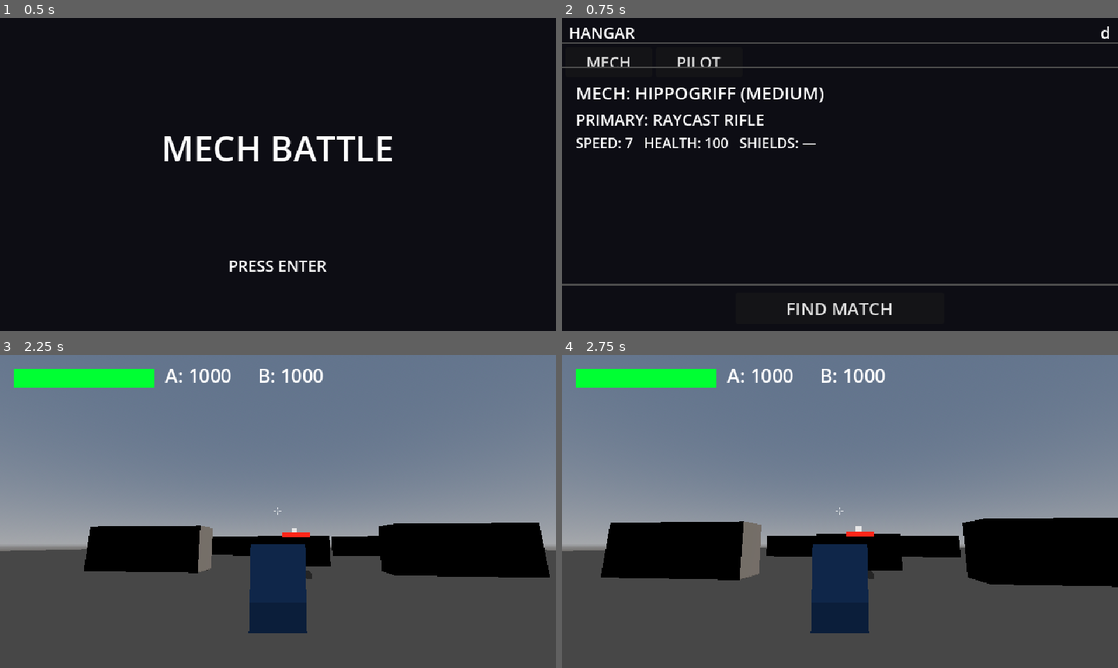
Above: before the commit, frames 1-4 (two rows, left to right).
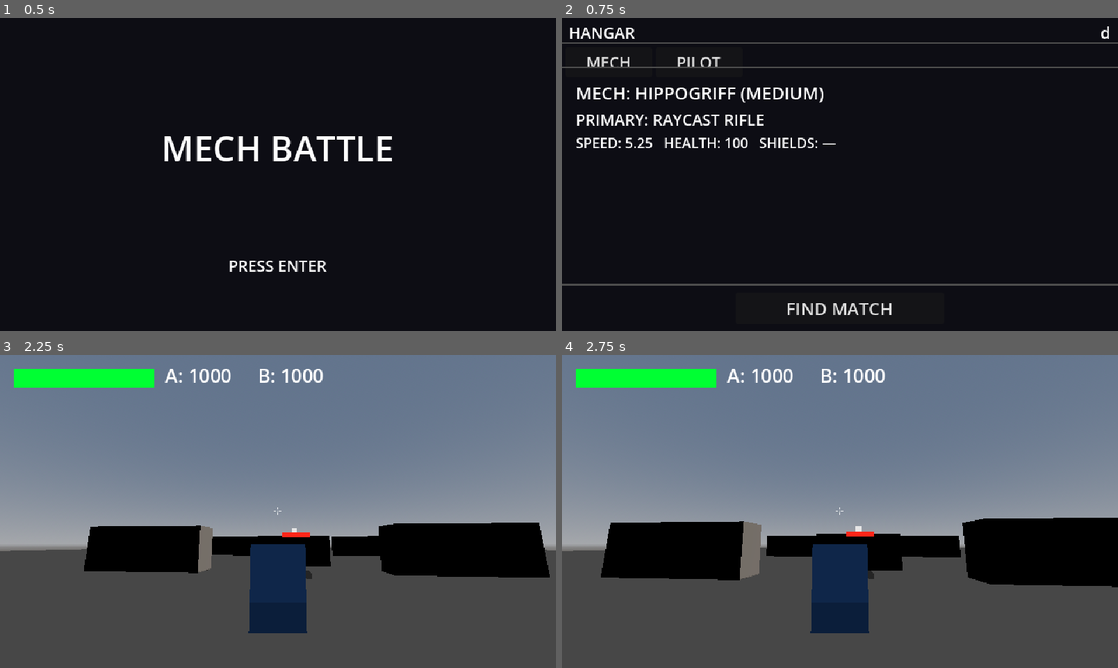
Above: after the commit, the same moments.

Repository: jonathandaley/Hardpoint
Game: Godot game, scene res://scenes/ui/TitleScreen.tscn
The game is run twice, just before and just after one commit, with the same random seed, the same clock (stepped at 60 frames per second) and the same inputs.
Inputs (mouse positions are in pixels of both pictures, inside the frame that each line leads up to):
- Up to frame 1 (0.5 s): no input
- Up to frame 2 (0.75 s): tap Enter (ui_accept) at 0.5 s; move the mouse to (962, 158) at 0.52 s; hold D (move_right) from 0.53 s (still down); hold Enter (ui_accept) from 0.53 s (still down)
- Up to frame 3 (2.25 s): release D (move_right) at 1.25 s; release Enter (ui_accept) at 1.25 s; click "FIND MATCH" at 1.25 s; tap Enter (ui_accept) at 2 s; move the mouse to (250, 511) at 2.02 s; hold W (move_forward) from 2.03 s (still down); click (250, 511) at 2.1 s
- Up to frame 4 (2.75 s): keep holding W (move_forward); tap Enter (ui_accept) at 2.27, 2.3, 2.57 s

Frame 1 is identical in both runs. In frame 2, 0.7% of the frame differs, in the area x 11-50%, y 38-42%; in frame 3, less than 0.1%; in frame 4, less than 0.1%.

Commit message:
Add MechDef resource + dynamic arena spawning
MechDef is a Godot Resource (scripts/MechDef.gd) holding mech stats
and a PackedScene reference. Hippogriff.tres is the first instance.

Game.loadout now stores the chosen mech_def, separate from profile
(server-owned: wins/losses) and settings (local-only: sensitivity).

Arena no longer has baked PlayerMech/BotMech nodes; _spawn_mechs()
instantiates both from Game.loadout.mech_def at runtime and applies
stats before add_child so Mech._ready() reads them correctly.

Hangar reads MechDef to display live stats (name, speed, health,
shields) instead of hardcoded strings.

Co-Authored-By: Claude Sonnet 4.6 <noreply@anthropic.com>

Diff:
--- a/autoloads/Game.gd
+++ b/autoloads/Game.gd
@@ -1,5 +1,10 @@
 extends Node
 # Singleton — cross-match persistent state. The only autoload.
+#
+# Data ownership:
+#   profile  — server-owned fields (wins/losses/pilot_name). Keep clean for future sync.
+#   loadout  — server-owned fields (chosen mech, weapon config). Same rule.
+#   settings — local-only fields (mouse sensitivity). Never sent to server.
 
 var profile: Dictionary = {
 	"pilot_name": "Pilot",
@@ -7,6 +12,12 @@
 	"losses": 0,
 }
 
+# Loadout is set in Hangar and consumed by Arena.
+# mech_def is a MechDef resource; null until Hangar initialises it.
+var loadout: Dictionary = {
+	"mech_def": null,
+}
+
 var settings: Dictionary = {
 	"mouse_sensitivity": 0.003,
 }
--- /dev/null
+++ b/resources/mechs/Hippogriff.tres
@@ -0,0 +1,14 @@
+[gd_resource type="Resource" script_class="MechDef" load_steps=3 format=3]
+
+[ext_resource type="Script" path="res://scripts/MechDef.gd" id="1"]
+[ext_resource type="PackedScene" path="res://scenes/mech/Mech.tscn" id="2"]
+
+[resource]
+script = ExtResource("1")
+display_name = "Hippogriff"
+class_tag = "Medium"
+max_health = 100.0
+walk_speed = 5.25
+has_shields = false
+hardpoint_count = 2
+scene = ExtResource("2")
--- a/scenes/arena/Arena.gd
+++ b/scenes/arena/Arena.gd
@@ -2,15 +2,17 @@
 extends Node3D
 
 @onready var match_node: Node = $BeaconMatch
-@onready var player_mech: CharacterBody3D = $PlayerMech
-@onready var bot_mech: CharacterBody3D = $BotMech
 @onready var hud: CanvasLayer = $HUD
+
+var player_mech: CharacterBody3D
+var bot_mech: CharacterBody3D
 
 var _player: Node
 var _bot_player: Node
 var _match_over: bool = false
 
 func _ready() -> void:
+	_spawn_mechs()
 	Input.mouse_mode = Input.MOUSE_MODE_CAPTURED
 	_create_walls()
 	_create_cover()
@@ -27,6 +29,27 @@
 		gun.hit_confirmed.connect(hud.register_hit)
 	player_mech.damaged.connect(hud.show_damage)
 	print("[Arena] Match started. Score to drain: %d" % match_node.score_limit)
+
+func _spawn_mechs() -> void:
+	var mech_def: MechDef = Game.loadout.get("mech_def")
+	if mech_def == null:
+		mech_def = load("res://resources/mechs/Hippogriff.tres")
+
+	player_mech = mech_def.scene.instantiate()
+	player_mech.name = "PlayerMech"
+	player_mech.position = Vector3(-20, 0, 0)
+	player_mech.rotation_degrees = Vector3(0, -90, 0)
+	player_mech.max_health = mech_def.max_health
+	player_mech.base_walk_speed = mech_def.walk_speed
+	add_child(player_mech)
+
+	bot_mech = mech_def.scene.instantiate()
+	bot_mech.name = "BotMech"
+	bot_mech.position = Vector3(20, 0, 0)
+	bot_mech.team = 1
+	bot_mech.max_health = mech_def.max_health
+	bot_mech.base_walk_speed = mech_def.walk_speed
+	add_child(bot_mech)
 
 func _create_walls() -> void:
 	# Invisible boundary walls at the floor edge (±75m). 10m tall so nothing flies over.
--- a/scenes/arena/Arena.tscn
+++ b/scenes/arena/Arena.tscn
@@ -1,8 +1,7 @@
-[gd_scene load_steps=11 format=3]
+[gd_scene load_steps=10 format=3]
 
 [ext_resource type="Script" path="res://scenes/arena/Arena.gd" id="1"]
 [ext_resource type="Script" path="res://scripts/BeaconMatch.gd" id="2"]
-[ext_resource type="PackedScene" path="res://scenes/mech/Mech.tscn" id="3"]
 [ext_resource type="PackedScene" path="res://scenes/beacon/Beacon.tscn" id="4"]
 [ext_resource type="PackedScene" path="res://scenes/ui/HUD.tscn" id="11"]
 
@@ -51,14 +50,6 @@
 position = Vector3(0, -0.1, 0)
 shape = SubResource("9")
 
-[node name="PlayerMech" parent="." instance=ExtResource("3")]
-position = Vector3(-20, 0, 0)
-rotation = Vector3(0, -1.5707963, 0)
-
-[node name="BotMech" parent="." instance=ExtResource("3")]
-transform = Transform3D(1, 0, 0, 0, 1, 0, 0, 0, 1, 20, 0, 0)
-team = 1
-
 [node name="Beacon1" parent="." instance=ExtResource("4")]
 transform = Transform3D(1, 0, 0, 0, 1, 0, 0, 0, 1, 0, 0, 0)
 
--- a/scripts/Hangar.gd
+++ b/scripts/Hangar.gd
@@ -5,6 +5,8 @@
 @onready var pilot_label: Label = $TopBar/PilotLabel
 @onready var pilot_name_label: Label = $Content/PilotPanel/PilotName
 @onready var pilot_record_label: Label = $Content/PilotPanel/PilotRecord
+@onready var mech_name_label: Label = $Content/MechPanel/MechName
+@onready var mech_stats_label: Label = $Content/MechPanel/MechStats
 
 func _ready() -> void:
 	Input.mouse_mode = Input.MOUSE_MODE_VISIBLE
@@ -14,7 +16,21 @@
 	var wins: int = Game.profile.get("wins", 0)
 	var losses: int = Game.profile.get("losses", 0)
 	pilot_record_label.text = "WINS: %d   LOSSES: %d" % [wins, losses]
+	_ensure_default_mech()
+	_update_mech_panel()
 	_show_tab(0)
+
+func _ensure_default_mech() -> void:
+	if Game.loadout.get("mech_def") == null:
+		Game.loadout.mech_def = load("res://resources/mechs/Hippogriff.tres")
+
+func _update_mech_panel() -> void:
+	var md: MechDef = Game.loadout.get("mech_def")
+	if md == null:
+		return
+	mech_name_label.text = "MECH: %s (%s)" % [md.display_name.to_upper(), md.class_tag.to_upper()]
+	var shield_str := "YES" if md.has_shields else "—"
+	mech_stats_label.text = "SPEED: %.2f   HEALTH: %.0f   SHIELDS: %s" % [md.walk_speed, md.max_health, shield_str]
 
 func _show_tab(idx: int) -> void:
 	mech_panel.visible = idx == 0
--- /dev/null
+++ b/scripts/MechDef.gd
@@ -0,0 +1,13 @@
+class_name MechDef
+extends Resource
+# Data-only descriptor for a named mech chassis.
+# Stored as a .tres file in resources/mechs/.
+# Arena reads this to instantiate and configure mech nodes.
+
+@export var display_name: String = ""
+@export var class_tag: String = ""       # "Light" / "Medium" / "Heavy" — label only
+@export var max_health: float = 100.0
+@export var walk_speed: float = 5.25
+@export var has_shields: bool = false
+@export var hardpoint_count: int = 2
+@export var scene: PackedScene           # mech scene to instantiate in Arena
